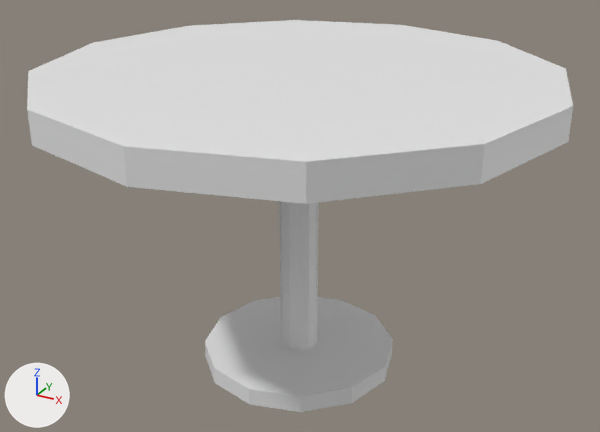
What one commit did to the FBX model Assets/Bar/Models/Table.fbx.
The view is the same before and after, from a camera (50 mm lens) standing at (-0.815, 0.312, 0.723) and looking at (-1.359, 1.302, 0.229). Every picture has the same lights, and +X, +Y and +Z are marked at lower left. The picture after the commit comes second. Where no turn or scale is listed for an object, it has been applied to the vertices.

Objects in the first picture: 'Table'.
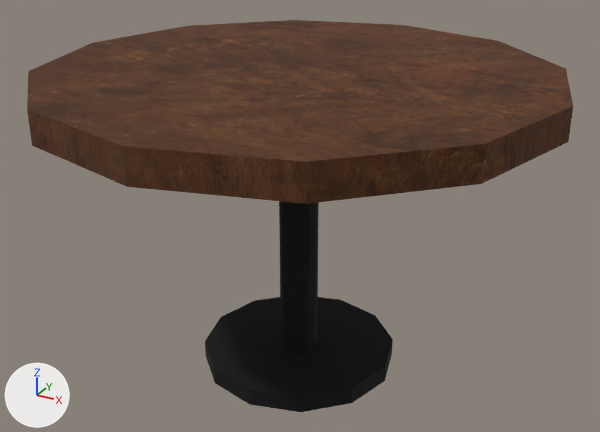
Patch to the scene script:
```diff
--- a/Assets/Bar/Models/Table.fbx.py
+++ b/Assets/Bar/Models/Table.fbx.py
@@ img_wood_table_worn_diff_1k_jpg @@
+img_wood_table_worn_diff_1k_jpg = load_image('wood_table_worn_diff_1k.jpg', '../Textures/wood_table_worn_diff_1k.jpg', 1024, 1024, 'sRGB')
@@ mat_material_002 @@
+mat_material_002 = principled_material('Material.002')
+mat_material_002.base_color = (0.0383, 0.0383, 0.0383)  # dark grey #373737
+mat_material_002.metallic = 1.0
+mat_material_002.roughness = 0.884
@@ mat_material @@
+mat_material = principled_material('Material')
+mat_material.texture = img_wood_table_worn_diff_1k_jpg
+mat_material.roughness = 1.0
@@ me_cylinder_001 @@
 me_cylinder_001.from_pydata(...)  # 72 vertices, 62 faces; spans x -0.368..0.368, y -0.368..0.368, z -0.091..0.368
 # used by ob_table; location = (-1.359, 1.297, 0.081)
+# me_cylinder_001 part 1: all 25 faces centred in x -0.343..0.343, y -0.343..0.343, z 0.324..0.368 switch from no material to mat_material (picture img_wood_table_worn_diff_1k_jpg)
+# me_cylinder_001 part 2: all 37 faces centred in x -0.138..0.138, y -0.138..0.138, z -0.091..0.13 switch from no material to mat_material_002 (dark grey #373737)
```

Pixel boxes (x1, y1, x2, y2) of what changed, in the pictures (600 x 432 px):
part 1 of me_cylinder_001, recoloured (white to brown): (27, 20, 573, 204) in both
part 2 of me_cylinder_001, recoloured (white to dark grey): (205, 201, 393, 412) in both
